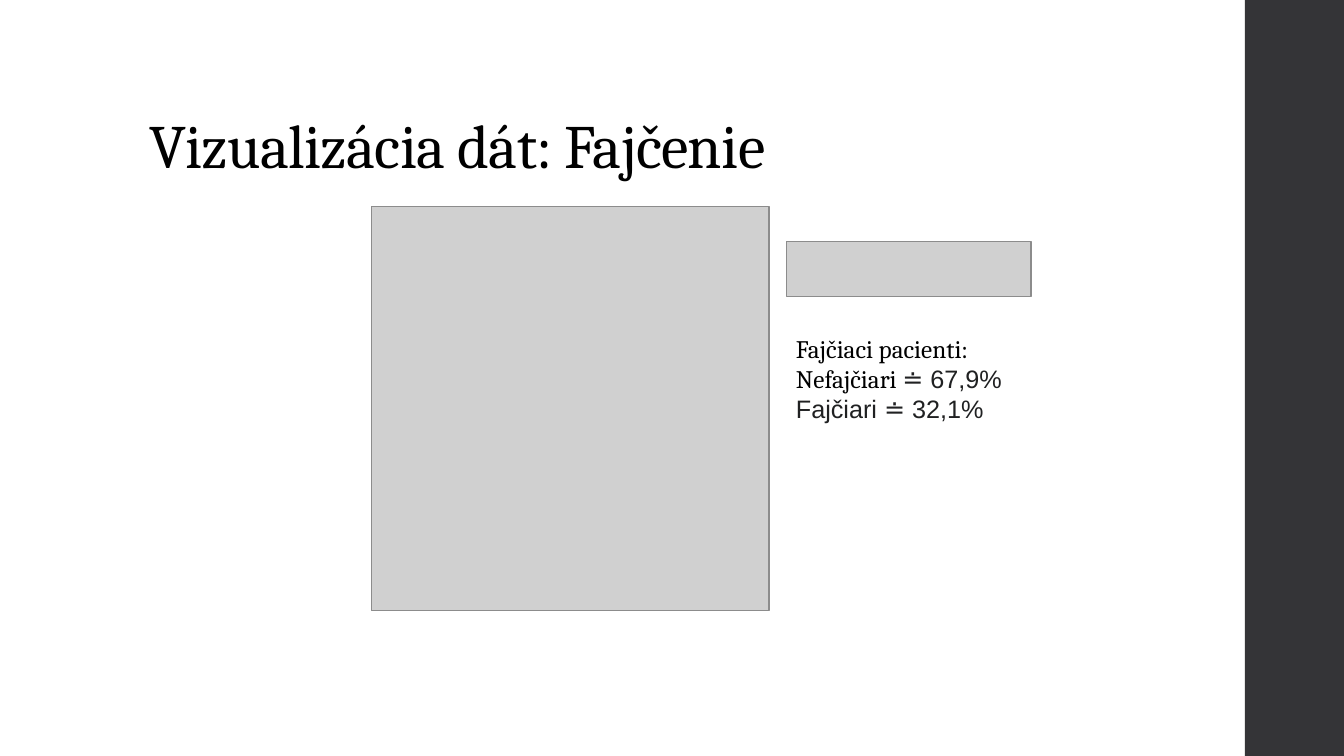
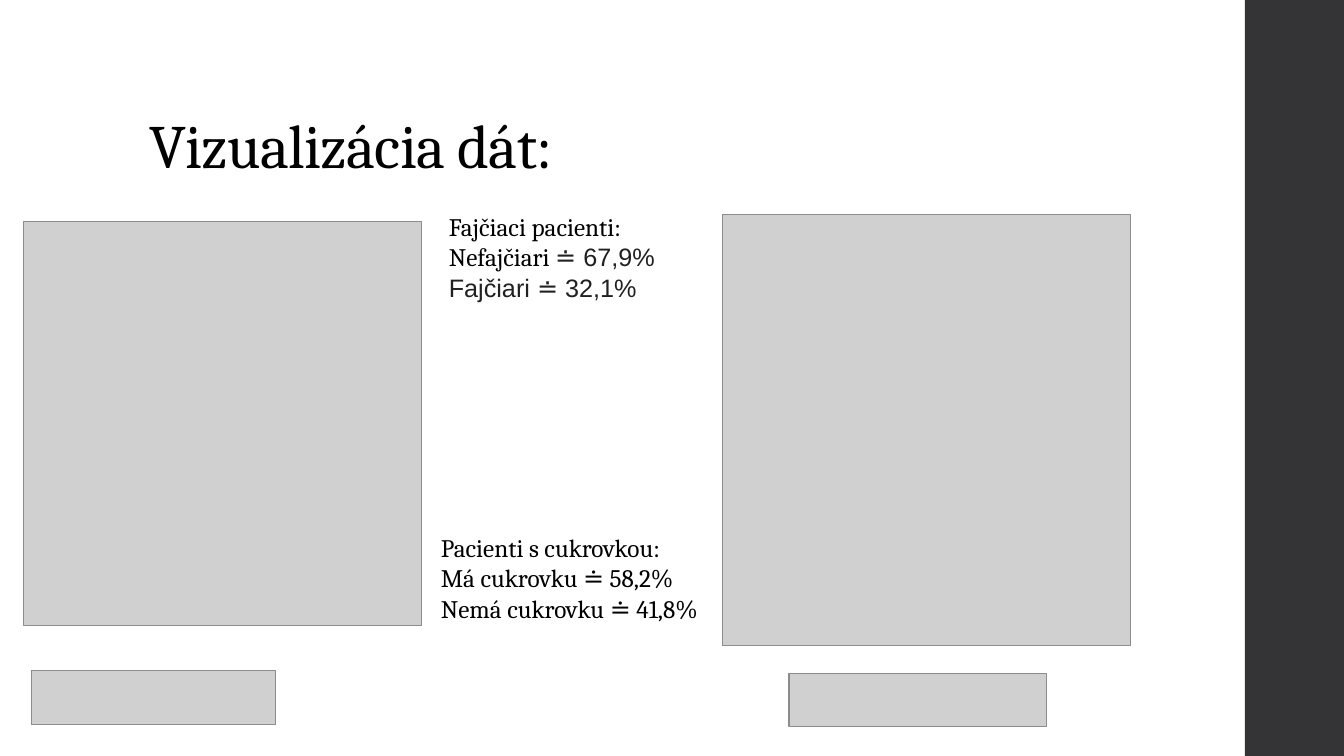
Before and after one commit to mvanko/Vanko_Martin_NS2021, a slide deck: slide 7 of Vanko Martin Predikcia zlyhania srdca.pptx. Drawn at 1344x756 pixels with LibreOffice and Linux fonts; fonts in the diff are those of the drawing; grey boxes stand for pictures. Boxes give left, top, right and bottom in pixels: in the first picture for what was removed or moved away, otherwise in the second. Text is boxed around its words. In the diff, an @@ line names an element or a change of style, - is before the commit and + after.

```diff
--- a/Vanko Martin Predikcia zlyhania srdca.pptx
+++ b/Vanko Martin Predikcia zlyhania srdca.pptx
@@ title at <box>149,124,553,169</box>: text changed @@
-Vizualizácia dát: Fajčenie
+Vizualizácia dát:
@@ text "Fajčiaci pacienti:": place and size @@
-text "Fajčiaci pacienti:" at <box>796,340,1001,424</box>
+text "Fajčiaci pacienti:" at <box>449,218,654,302</box>
@@ picture: place and size @@
-picture at <box>371,207,769,611</box>
+picture at <box>24,222,422,626</box>
@@ picture added at <box>723,215,1130,645</box> @@
@@ text added at <box>441,539,697,622</box>, 18 pt, text #000000 @@
+Pacienti s cukrovkou:
+Má cukrovku ≐ 58,2%
+Nemá cukrovku ≐ 41,8%
@@ picture: place and size @@
-picture at <box>786,242,1031,296</box>
+picture at <box>31,670,276,725</box>
@@ picture added at <box>789,674,1047,726</box> @@
```
Also in this commit, not shown: 11 other slides changed, 10 slides added, 12 slides removed, 1 other file.
